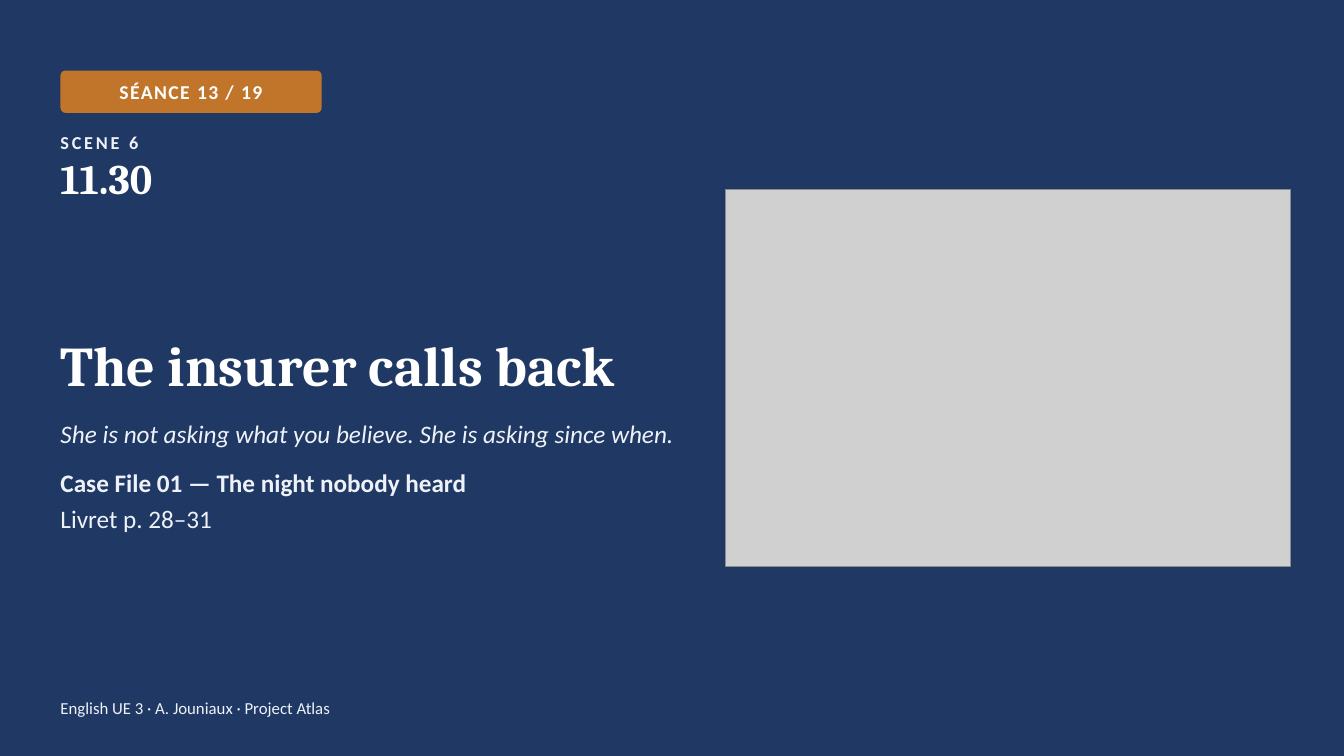
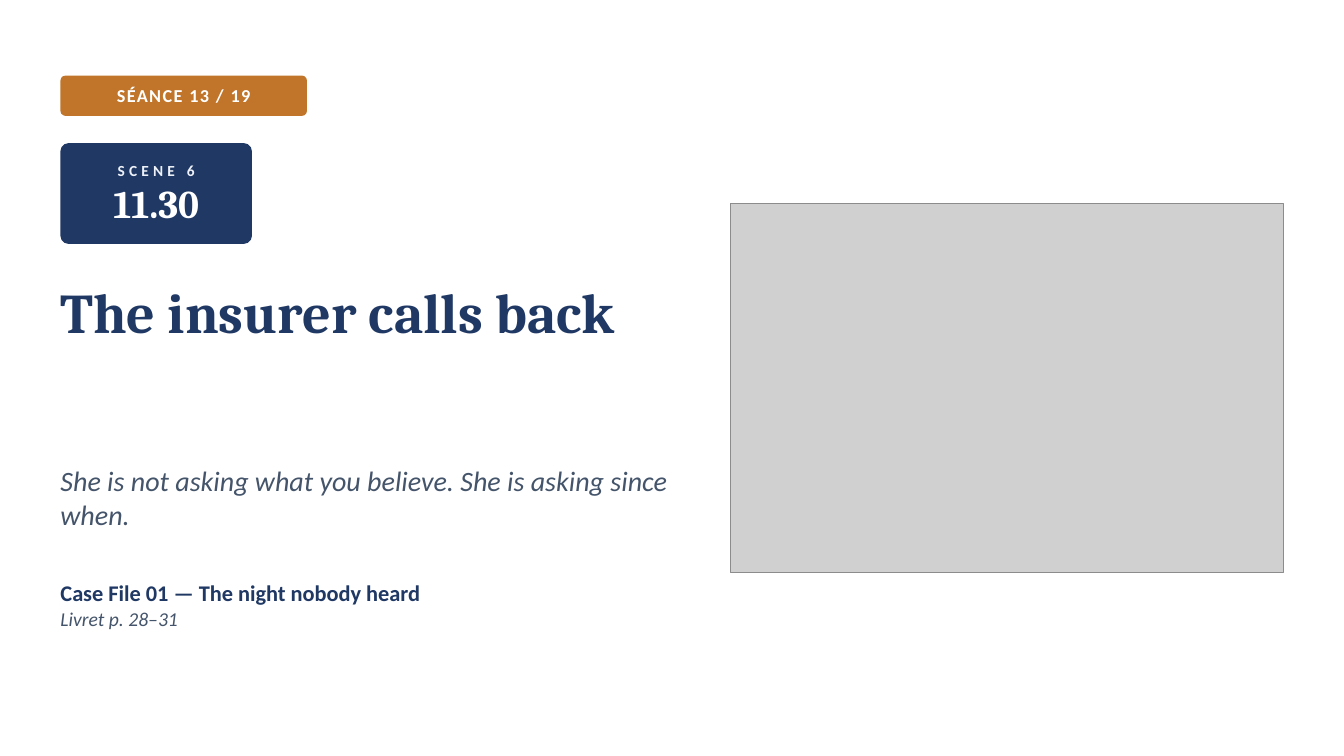
Before and after one commit to ajouniaux/talenleren, a slide deck: slide 1 of powerpoints/Seance_13_Scene6_The_insurer_calls_back.pptx. Drawn at 1344x756 pixels with LibreOffice and Linux fonts; fonts in the diff are those of the drawing; grey boxes stand for pictures. Boxes give left, top, right and bottom in pixels: in the first picture for what was removed or moved away, otherwise in the second. Text is boxed around its words. In the diff, an @@ line names an element or a change of style, - is before the commit and + after.

```diff
--- a/powerpoints/Seance_13_Scene6_The_insurer_calls_back.pptx
+++ b/powerpoints/Seance_13_Scene6_The_insurer_calls_back.pptx
@@ background #1F3864 to #FFFFFF @@
@@ rounded rectangle "SÉANCE 13 / 19": place and size @@
-rounded rectangle "SÉANCE 13 / 19" at (60, 71, 322, 113)
+rounded rectangle "SÉANCE 13 / 19" at (60, 76, 308, 116)
@@ rounded rectangle "SÉANCE 13 / 19" at (60, 76, 308, 116): size 14 to 13 pt; proportions changed @@
@@ text "SCENE 6": place and size @@
-text "SCENE 6" at (60, 136, 152, 195)
+text "SCENE 6" at (113, 165, 199, 219)
@@ text "SCENE 6" at (113, 165, 199, 219): size 13 to 11 pt, letter spacing 2 to 3 pt in "SCENE 6"; size 30 to 28 pt in "11.30"; alignment left to centre; vertical alignment top to middle @@
@@ rounded rectangle added at (60, 143, 252, 244), fill #1F3864 @@
@@ picture: place and size @@
-picture at (726, 190, 1291, 567)
+picture at (731, 204, 1284, 573)
@@ title "The insurer calls back": place and size @@
-title "The insurer calls back" at (60, 347, 614, 387)
+title "The insurer calls back" at (60, 294, 614, 334)
@@ title "The insurer calls back" at (60, 294, 614, 334): text colour #FFFFFF to #1F3864; vertical alignment bottom to top @@
@@ text at (60, 474, 466, 532): paragraphs removed @@
-Case File 01 — The night nobody heard
-Livret p. 28–31
@@ text "She is not asking what ...": place and size @@
-text "She is not asking what ..." at (60, 425, 673, 532)
+text "She is not asking what ..." at (60, 471, 667, 525)
@@ text "She is not asking what ..." at (60, 471, 667, 525): size 18 to 20 pt, text colour #EEF2F8 to #44546A; less space between paragraphs @@
@@ text added at (60, 585, 420, 629), 16 pt, text #1F3864, bold @@
+Case File 01 — The night nobody heard
+Livret p. 28–31
@@ text removed at (60, 702, 330, 717) @@
-English UE 3 · A. Jouniaux · Project Atlas
```
Also in this commit, not shown: 16 other slides changed, 20 slides added, 6 slides removed, 7 other files.
